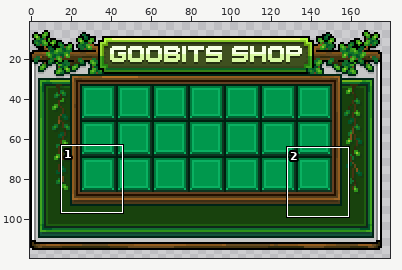
Sprite sheet: assets/minecraft/textures/gamula/ui/gui/goobits/gui_goobits_selection.png. Above: a wide view before the commit, with the close-up outlined.
Close-up. First the earlier version:
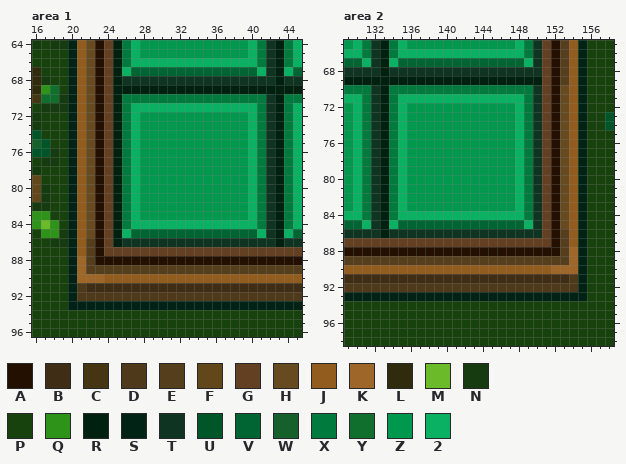
The file is 256x256 pixels. Colours within 5 levels of each other are drawn and written as one. Shown: area 1: x 16..45, y 64..96; area 2: x 129..158, y 65..98. The wide view leaves out empty margins. The commit also changed other parts of the picture, which this record leaves out.
Palette (. is transparent): A #231000  B #3f2e15  C #463512  D #4e391a  E #553e1c  F #614719  G #644022  H #674a20  J #935c1f  K #9e6628  L #312b0d  M #6bba2a  N #163b11  P #18420d  Q #2e9319  R #002010  S #002316  T #0f3421  U #005629  V #006533  W #16602c  X #007a3d  Y #116f2d  Z #00984d  2 #0ab162
Pixels before, area 1, first column x 16:
64 NPNNSJHAGRX2ZZZZZZZZZZZZ2XTRX2
65 PPPPSJHAGRX2ZZZZZZZZZZZZ2XTRX2
66 PPPPSJHAGRX22222222222222XTRX2
67 LPPPSJHAGR2VVVVVVVVVVVVVV2TR2V
68 LNPPSJHAGRTTTTTTTTTTTTTTTTTRTT
69 LQYPSJHAGRRRRRRRRRRRRRRRRRRRRR
70 CYYNSJHAGRXXXXXXXXXXXXXXXXTRXX
71 PNNNSJHAGRX22222222222222XTRX2
72 NPPPSJHAGRX2ZZZZZZZZZZZZ2XTRX2
73 NPPPSJHAGRX2ZZZZZZZZZZZZ2XTRX2
74 UPPPSJHAGRX2ZZZZZZZZZZZZ2XTRX2
75 WUPPSJHAGRX2ZZZZZZZZZZZZ2XTRX2
76 UUNPSJHAGRX2ZZZZZZZZZZZZ2XTRX2
77 PNNPSJHAGRX2ZZZZZZZZZZZZ2XTRX2
78 NPPPSJHAGRX2ZZZZZZZZZZZZ2XTRX2
79 FPPPSJHAGRX2ZZZZZZZZZZZZ2XTRX2
80 FNPPSJHAGRX2ZZZZZZZZZZZZ2XTRX2
81 FNPPSJHAGRX2ZZZZZZZZZZZZ2XTRX2
82 NNPPSJHAGRX2ZZZZZZZZZZZZ2XTRX2
83 QQPPSJHAGRX2ZZZZZZZZZZZZ2XTRX2
84 QMQPSJHAGRX22222222222222XTRX2
85 PQQNSJHAGR2VVVVVVVVVVVVVV2TR2V
86 PPNNSJEAGRTTTTTTTTTTTTTTTTTRTT
87 PPPPSJEAGGGGGGGGGGGGGGGGGGGGGG
88 PPPPSKEAAAAAAAAAAAAAAAAAAAAAAA
89 PPPPSKEEEEEEEEEEEEEEEEEEEEEEEE
90 PPPPSKKKJJJJJJJJJJJJJJJJJJJJJJ
91 PPPPSDBBBBBBBBBBBBBBBBBBBBBBBB
92 PPPPSDDDDDDDDDDDDDDDDDDDDDDDDD
93 PPPPSSSSSSSSSSSSSSSSSSSSSSSSSS
94 PPPPPPPPPPPPPPPPPPPPPPPPPPPPPP
95 PPPPPPPPPPPPPPPPPPPPPPPPPPPPPP
96 PPPPPPPPPPPPPPPPPPPPPPPPPPPPPP
Pixels before, area 2, first column x 129:
65 Z2XTRX2ZZZZZZZZZZZZ2XTGAEJSPPP
66 22XTRX22222222222222XTGAEJSPPP
67 VV2TR2VVVVVVVVVVVVVV2TGAEJSPPP
68 TTTTRTTTTTTTTTTTTTTTTTGAEJSPPP
69 RRRRRRRRRRRRRRRRRRRRRRGAEJSPPP
70 XXXTRXXXXXXXXXXXXXXXXTGAHJSPPP
71 22XTRX22222222222222XTGAHJSPPP
72 Z2XTRX2ZZZZZZZZZZZZ2XTGAHJSPPP
73 Z2XTRX2ZZZZZZZZZZZZ2XTGAHJSPPU
74 Z2XTRX2ZZZZZZZZZZZZ2XTGAHJSPPU
75 Z2XTRX2ZZZZZZZZZZZZ2XTGAHJSPPP
76 Z2XTRX2ZZZZZZZZZZZZ2XTGAHJSPPP
77 Z2XTRX2ZZZZZZZZZZZZ2XTGAHJSPPP
78 Z2XTRX2ZZZZZZZZZZZZ2XTGAHJSPPP
79 Z2XTRX2ZZZZZZZZZZZZ2XTGAHJSPPP
80 Z2XTRX2ZZZZZZZZZZZZ2XTGAHJSPPP
81 Z2XTRX2ZZZZZZZZZZZZ2XTGAHJSPPP
82 Z2XTRX2ZZZZZZZZZZZZ2XTGAHJSPPP
83 Z2XTRX2ZZZZZZZZZZZZ2XTGAHJSPPP
84 22XTRX22222222222222XTGAHJSPPP
85 VV2TR2VVVVVVVVVVVVVV2TGAHJSPPP
86 TTTTRTTTTTTTTTTTTTTTTTGAEJSPPP
87 GGGGGGGGGGGGGGGGGGGGGGGAEJSPPP
88 AAAAAAAAAAAAAAAAAAAAAAAAEKSPPP
89 EEEEEEEEEEEEEEEEEEEEEEEEEKSPPP
90 JJJJJJJJJJJJJJJJJJJJJJJKKKSPPP
91 BBBBBBBBBBBBBBBBBBBBBBBBBDSPPP
92 DDDDDDDDDDDDDDDDDDDDDDDDDDSPPP
93 SSSSSSSSSSSSSSSSSSSSSSSSSSSPPP
94 PPPPPPPPPPPPPPPPPPPPPPPPPPPPPP
95 PPPPPPPPPPPPPPPPPPPPPPPPPPPPPP
96 PPPPPPPPPPPPPPPPPPPPPPPPPPPPPP
97 PPPPPPPPPPPPPPPPPPPPPPPPPPPPPP
98 PPPPPPPPPPPPPPPPPPPPPPPPPPPPPP
New version:
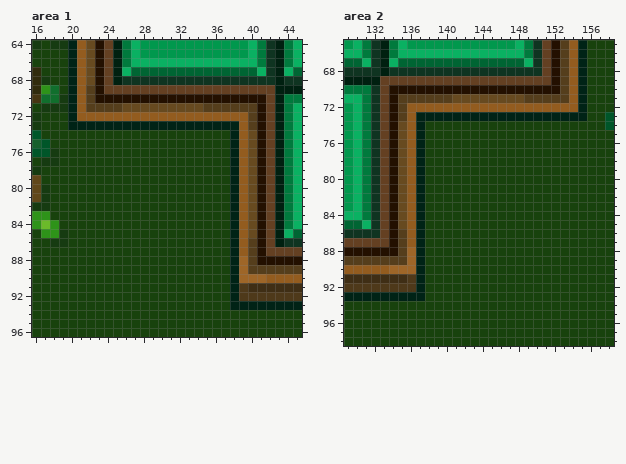
The exact change:
Area 1:
y 69: x 22 H -> E; x 25..42 RRRRRRRRRRRRRRRRRR -> GGGGGGGGGGGGGGGGGG
y 70: x 22 H -> E; x 24..42 GRXXXXXXXXXXXXXXXXT -> AAAAAAAAAAAAAAAAAAG
y 71: x 22..42 HAGRX22222222222222XT -> EEEEHHHHHHHHHEEEEEEAG
y 72: x 22..42 HAGRX2ZZZZZZZZZZZZ2XT -> JJJJJJJJJJJJJJJJJJEAG
y 73: x 21..42 JHAGRX2ZZZZZZZZZZZZ2XT -> SSSSSSSSSSSSSSSSSSJEAG
y 74..83: x 20..42 SJHAGRX2ZZZZZZZZZZZZ2XT -> PPPPPPPPPPPPPPPPPPSJHAG
y 84: x 20..42 SJHAGRX22222222222222XT -> PPPPPPPPPPPPPPPPPPSJHAG
y 85: x 20..42 SJHAGR2VVVVVVVVVVVVVV2T -> PPPPPPPPPPPPPPPPPPSJHAG
y 86: x 20..42 SJEAGRTTTTTTTTTTTTTTTTT -> PPPPPPPPPPPPPPPPPPSJEAG
y 87: x 20..41 SJEAGGGGGGGGGGGGGGGGGG -> PPPPPPPPPPPPPPPPPPSJEA
y 88: x 20..40 SKEAAAAAAAAAAAAAAAAAA -> PPPPPPPPPPPPPPPPPPSKE
y 89: x 20..39 SKEEEEEEEEEEEEEEEEEE -> PPPPPPPPPPPPPPPPPPSK
y 90: x 20..41 SKKKJJJJJJJJJJJJJJJJJJ -> PPPPPPPPPPPPPPPPPPSKKK
y 91: x 20..39 SDBBBBBBBBBBBBBBBBBB -> PPPPPPPPPPPPPPPPPPSD
y 92: x 20..38 SDDDDDDDDDDDDDDDDDD -> PPPPPPPPPPPPPPPPPPS
y 93: x 20..37 SSSSSSSSSSSSSSSSSS -> PPPPPPPPPPPPPPPPPP
Area 2:
y 69: x 133..150 RRRRRRRRRRRRRRRRRR -> GGGGGGGGGGGGGGGGGG
y 70: x 133..151 RXXXXXXXXXXXXXXXXTG -> GAAAAAAAAAAAAAAAAAA; x 153 H -> E
y 71: x 133..153 RX22222222222222XTGAH -> GAEEEEEEHHHHHHHHEEEEE
y 72: x 133..153 RX2ZZZZZZZZZZZZ2XTGAH -> GAEJJJJJJJJJJJJJJJJJJ
y 73: x 133..154 RX2ZZZZZZZZZZZZ2XTGAHJ -> GAEJSSSSSSSSSSSSSSSSSS
y 74..83: x 133..155 RX2ZZZZZZZZZZZZ2XTGAHJS -> GAHJSPPPPPPPPPPPPPPPPPP
y 84: x 133..155 RX22222222222222XTGAHJS -> GAHJSPPPPPPPPPPPPPPPPPP
y 85: x 133..155 R2VVVVVVVVVVVVVV2TGAHJS -> GAHJSPPPPPPPPPPPPPPPPPP
y 86: x 133..155 RTTTTTTTTTTTTTTTTTGAEJS -> GAEJSPPPPPPPPPPPPPPPPPP
y 87: x 134..155 GGGGGGGGGGGGGGGGGGAEJS -> AEJSPPPPPPPPPPPPPPPPPP
y 88: x 135..155 AAAAAAAAAAAAAAAAAAEKS -> EKSPPPPPPPPPPPPPPPPPP
y 89: x 136..155 EEEEEEEEEEEEEEEEEEKS -> KSPPPPPPPPPPPPPPPPPP
y 90: x 134..155 JJJJJJJJJJJJJJJJJJKKKS -> KKKSPPPPPPPPPPPPPPPPPP
y 91: x 136..155 BBBBBBBBBBBBBBBBBBDS -> DSPPPPPPPPPPPPPPPPPP
y 92: x 137..155 DDDDDDDDDDDDDDDDDDS -> SPPPPPPPPPPPPPPPPPP
y 93: x 138..155 SSSSSSSSSSSSSSSSSS -> PPPPPPPPPPPPPPPPPP
Changed places in both close-ups, as pixel boxes (x1, y1, x2, y2):
changed: (68, 85, 275, 310)
changed: (380, 76, 587, 301)
